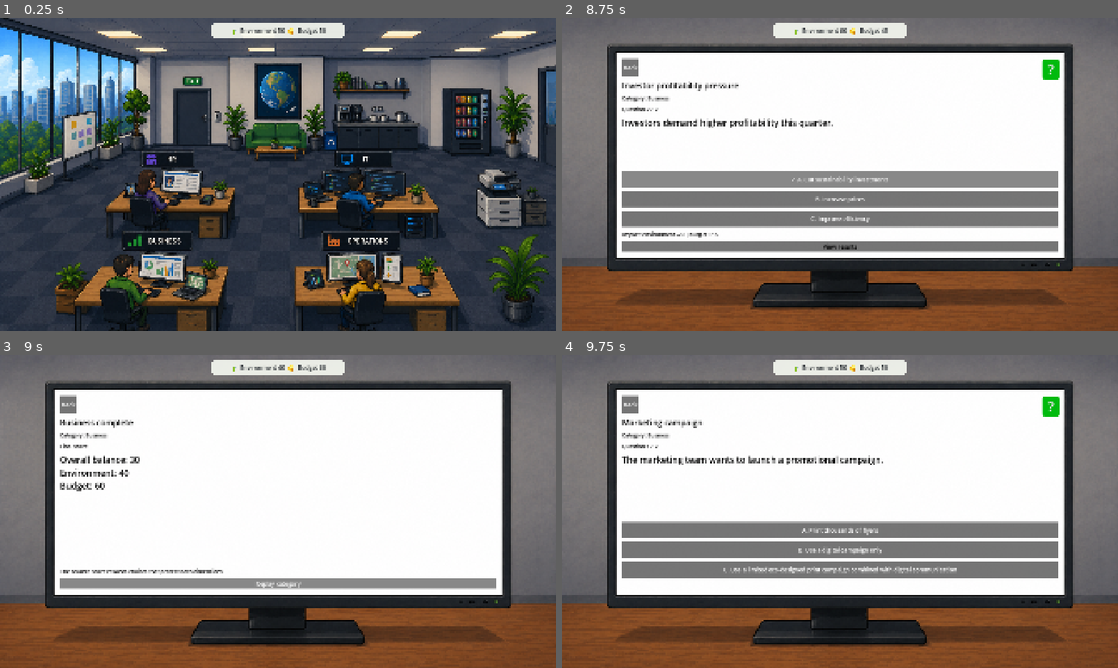
Above: before the commit, frames 1-4 (two rows, left to right).
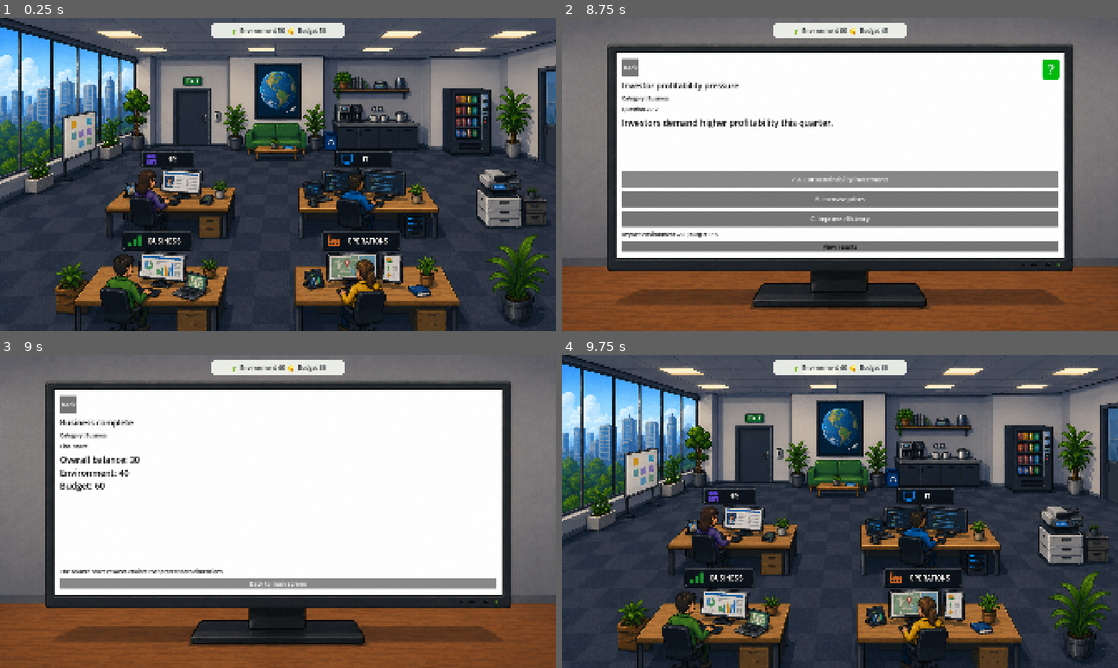
Above: after the commit, the same moments.

Repository: Leopold-Wahlbeck/Green-Cio
Game: Godot game, scene res://scenes/main.tscn
The game is run twice, just before and just after one commit, with the same random seed, the same clock (stepped at 60 frames per second) and the same inputs.
Inputs (mouse positions are in pixels of both pictures, inside the frame that each line leads up to):
- Up to frame 1 (0.25 s): no input
- Up to frame 2 (8.75 s): click (689, 277) at 0.5 s; click "B. Use a digital campaign only" at 1.25 s; click "✓ B. Use a digital campaign o…" at 2 s; click "✓ B. Use a digital campaign o…" at 2.75 s; click "C. Use a limited eco-designed…" at 3.5 s; click "B. Use a digital campaign only" at 4.25 s; click "C. Use a limited eco-designed…" at 5 s; click "✓ C. Use a limited eco-design…" at 5.75 s; click "✓ C. Use a limited eco-design…" at 6.5 s; click "Next" at 7.25 s; click "A. Cut sustainability investm…" at 8 s
- Up to frame 3 (9 s): click "View results" at 8.75 s
- Up to frame 4 (9.75 s): click "Replay category" (after the commit: "Back to main screen") at 9.5 s

Frames 1-2 are identical in both runs. In frame 3, 0.1% of the frame differs, in the area x 44-56%, y 72-75%; in frame 4, 94%, in the area x 0-100%, y 0-100%.

Commit message:
replay category removed

Diff:
--- a/scripts/Main.gd
+++ b/scripts/Main.gd
@@ -309,7 +309,7 @@
 	for button in choice_buttons:
 		button.visible = false
 	back_button.visible = true
-	next_button.text = "Replay category"
+	next_button.text = "Back to main screen"
 	next_button.visible = true
 	info_button.visible = false
 	update_score_labels()
@@ -350,9 +350,9 @@
 		if selected_category.is_empty():
 			show_intro_screen()
 			return
+
 		if is_showing_end_screen:
-			category_sessions.erase(selected_category)
-			start_category_game(selected_category)
+			show_intro_screen()
 			return
 		start_category_game(selected_category)
 		return
